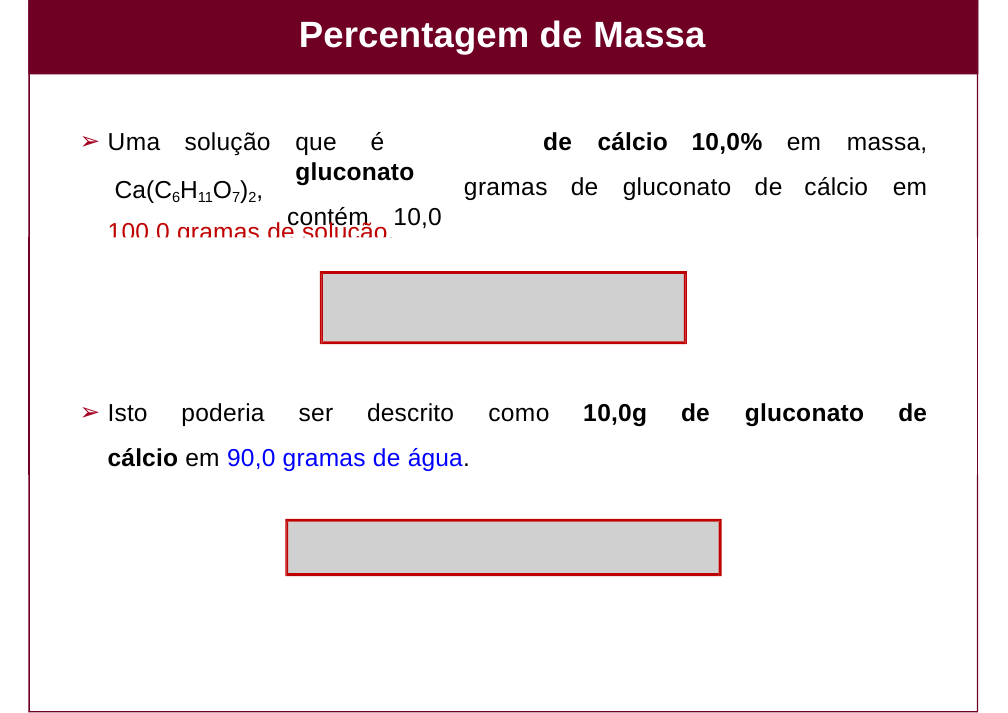
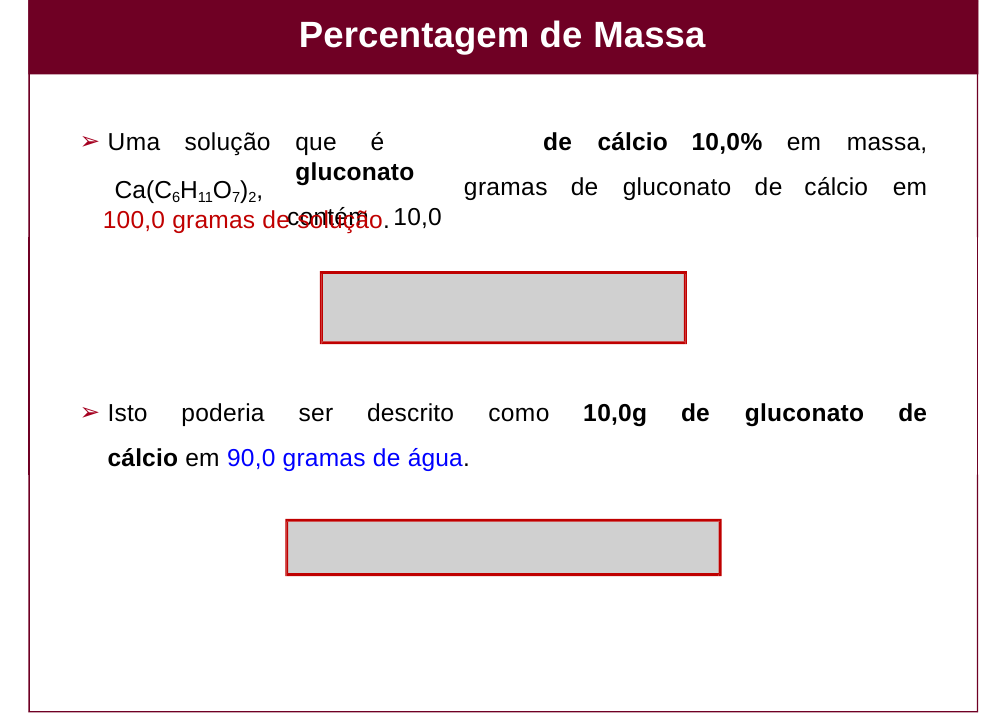
Before and after one commit to flavioolimpio/pyaulas, a slide deck: slide 68 of Aula_03/Aula_03.pptx. Drawn at 1008x713 pixels with LibreOffice and Linux fonts; fonts in the diff are those of the drawing; grey boxes stand for pictures. Boxes give left, top, right and bottom in pixels: in the first picture for what was removed or moved away, otherwise in the second. Text is boxed around its words. In the diff, an @@ line names an element or a change of style, - is before the commit and + after.

```diff
--- a/Aula_03/Aula_03.pptx
+++ b/Aula_03/Aula_03.pptx
@@ text "100,0 gramas de solução." rewrapped from bbox=[108, 221, 395, 238] to bbox=[103, 208, 390, 233] @@
```
Also in this commit, not shown: 7 other files.
